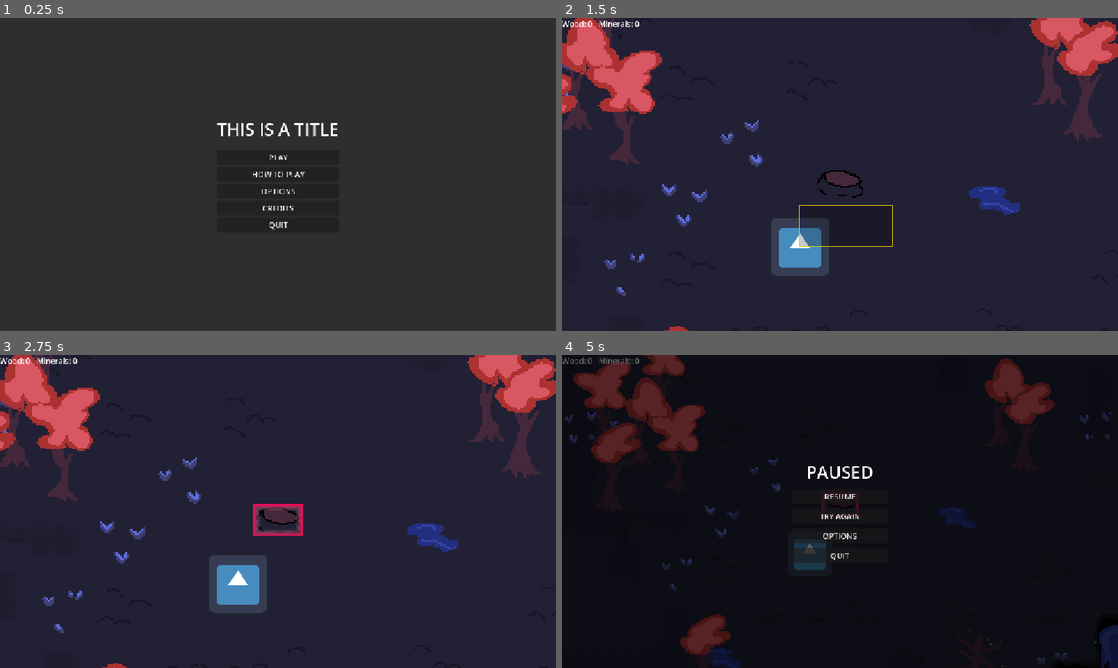
Above: before the commit, frames 1-4 (two rows, left to right).
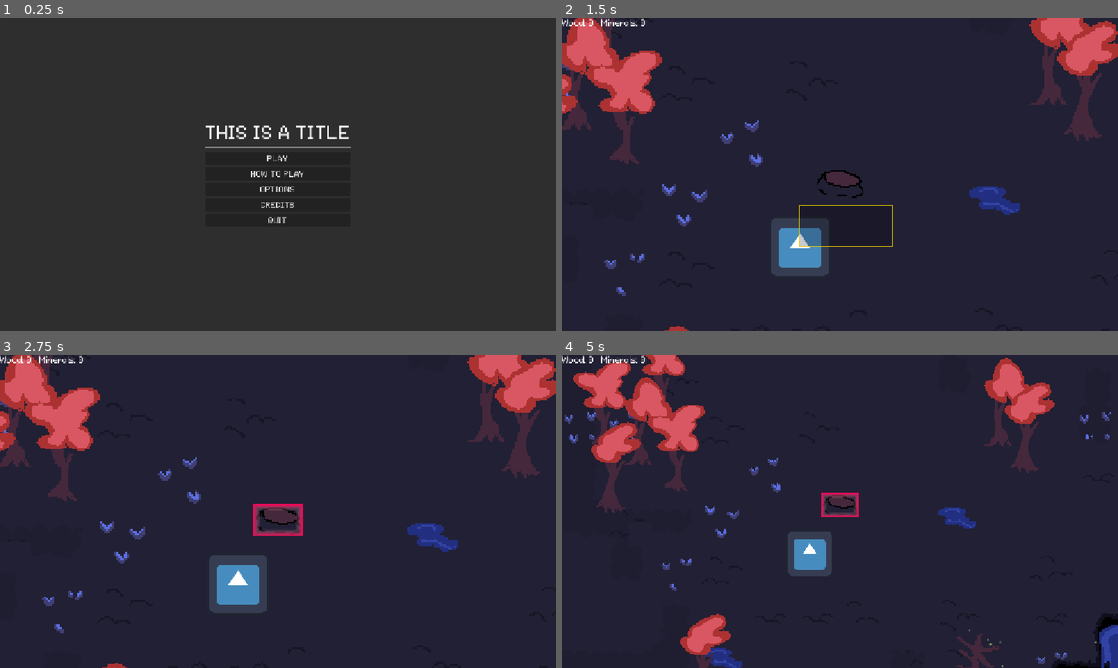
Above: after the commit, the same moments.

Repository: CIlie23/Untitled-MicroJam68-Game
Game: Godot game, scene res://src/ui/menus/main_menu.tscn
Same seed, same stepped clock (60 frames per second), same inputs: the game is played once before the commit and once after it. The engine's default icon, where the game draws it, is replaced by a stand-in: a white triangle on a blue panel in a dark square. Sound files missing from this copy of the repository are replaced by a short silence.
Inputs (mouse positions are in pixels of both pictures, inside the frame that each line leads up to):
- Up to frame 1 (0.25 s): no input
- Up to frame 2 (1.5 s): click "PLAY" at 0.5 s; tap Enter at 1.25 s; drag from (801, 246) to (1079, 121) at 1.27 s
- Up to frame 3 (2.75 s): drag from (278, 524) to (517, 458) at 2.02 s
- Up to frame 4 (5 s): tap Space at 2.75 s; move the mouse to (895, 442) at 2.77 s; hold D 2.78-3.5 s; tap Mouse wheel down (WheelDown) at 2.85 s; tap Enter at 3.5 s; drag from (812, 574) to (995, 445) at 3.52 s; move the mouse to (1006, 558) at 4.27 s; hold A from 4.28 s (still down); tap Down (camera_down) at 4.35 s; tap Escape (ui_cancel) at 4.9 s

The runs differ from the first frame. In frame 1, 1.2% of the frame differs, in the area x 36-64%, y 33-68%; in frame 2, 0.2%; in frame 3, 0.2%; in frame 4, 99%, in the area x 0-100%, y 0-100%.

Commit message:
Resource House + Font

Diff:
--- /dev/null
+++ b/assets/terrain/storage/storage_house.gd
@@ -0,0 +1,31 @@
+extends StaticBody2D
+
+var totalTime = 50
+var currTime
+
+@onready var bar = $ProgressBar
+@onready var timer = $Timer
+const POP = preload("uid://baxf4afl6lm8e")
+
+# Called when the node enters the scene tree for the first time.
+func _ready() -> void:
+	currTime = totalTime
+	bar.max_value = totalTime
+	timer.start()
+
+# Called every frame. 'delta' is the elapsed time since the previous frame.
+func _process(delta: float) -> void:
+	if currTime <= 0:
+		coinsCollected()
+
+func _on_timer_timeout() -> void:
+	currTime -= 1
+	var tween = get_tree().create_tween()
+	tween.tween_property(bar, "value", currTime, 0.1).set_trans(Tween.TRANS_LINEAR)
+
+func coinsCollected():
+	Global.coin += 10
+	_ready()
+	var pop = POP.instantiate()
+	add_child(pop)
+	pop.show_value(str(10))
--- /dev/null
+++ b/assets/terrain/storage/storage_house.tscn
@@ -0,0 +1,30 @@
+[gd_scene format=3 uid="uid://dgdhxhadf7ccv"]
+
+[ext_resource type="Script" uid="uid://d06ogi0cjamsg" path="res://assets/terrain/storage/storage_house.gd" id="1_b61pd"]
+[ext_resource type="Texture2D" uid="uid://brv316f1j0j4f" path="res://assets/textures/menu/british.png" id="1_k5a0v"]
+
+[sub_resource type="RectangleShape2D" id="RectangleShape2D_k5a0v"]
+size = Vector2(32, 12)
+
+[node name="StorageHouse" type="StaticBody2D" unique_id=34833653]
+y_sort_enabled = true
+script = ExtResource("1_b61pd")
+
+[node name="CollisionShape2D" type="CollisionShape2D" parent="." unique_id=1708366853]
+position = Vector2(-1, 1)
+shape = SubResource("RectangleShape2D_k5a0v")
+
+[node name="ProgressBar" type="ProgressBar" parent="." unique_id=723694669]
+offset_left = -19.0
+offset_top = -26.0
+offset_right = 16.0
+offset_bottom = -19.0
+show_percentage = false
+
+[node name="Timer" type="Timer" parent="." unique_id=823257465]
+wait_time = 0.1
+
+[node name="Sprite2D" type="Sprite2D" parent="." unique_id=1330651824]
+texture = ExtResource("1_k5a0v")
+
+[connection signal="timeout" from="Timer" to="." method="_on_timer_timeout"]
--- a/assets/terrain/trees/tree_one.tscn
+++ b/assets/terrain/trees/tree_one.tscn
@@ -1,15 +1,18 @@
-[gd_scene format=3]
+[gd_scene format=3 uid="uid://dwo4vmc0y6ayq"]
 
 [ext_resource type="PackedScene" uid="uid://db35skuyw7efj" path="res://assets/terrain/trees/tree.tscn" id="1_base"]
-[ext_resource type="Texture2D" path="res://assets/terrain/trees/treeOne.png" id="2_texture"]
+[ext_resource type="Texture2D" uid="uid://d25v6y1etmn8n" path="res://assets/terrain/trees/treeOne.png" id="2_texture"]
 
-[node name="TreeOne" instance=ExtResource("1_base")]
+[node name="TreeOne" unique_id=1261975146 instance=ExtResource("1_base")]
 scale = Vector2(3, 3)
 
-[node name="Sprite2D" parent="." index="0"]
+[node name="Sprite2D" parent="." index="0" unique_id=608332616]
 texture = ExtResource("2_texture")
-offset = Vector2(10.0, -26.5)
+offset = Vector2(10, -26.5)
 
-[node name="ProgressBar" parent="." index="4"]
+[node name="ProgressBar" parent="." index="4" unique_id=1490392441]
 offset_top = -74.0
 offset_bottom = -70.0
+
+[node name="GatherBurst" parent="." index="5"]
+amount = 50
--- a/assets/textures/tiles/tileset.tres
+++ b/assets/textures/tiles/tileset.tres
@@ -1,4 +1,4 @@
-[gd_resource type="TileSet" format=3]
+[gd_resource type="TileSet" format=3 uid="uid://dxy3uoyfgb5bl"]
 
 [ext_resource type="Texture2D" uid="uid://pdohsx2xd0k5" path="res://assets/textures/tiles/tileset.png" id="1_tex"]
 
--- a/project.godot
+++ b/project.godot
@@ -30,6 +30,10 @@
 
 unit=""
 
+[gui]
+
+theme/custom_font="uid://ba1dqnkvkrq8"
+
 [input]
 
 LeftClick={
--- a/src/autoload/Global.gd
+++ b/src/autoload/Global.gd
@@ -13,6 +13,7 @@
 
 var Wood = 0
 var Minerals = 0
+var coin = 0
 
 func reset():
 	Wood = 0
--- a/src/common/components/fireflies.tscn
+++ b/src/common/components/fireflies.tscn
@@ -1,4 +1,4 @@
-[gd_scene format=3]
+[gd_scene format=3 uid="uid://d3pn1us4grbjd"]
 
 [sub_resource type="CanvasItemMaterial" id="CanvasItemMaterial_glow"]
 blend_mode = 1
@@ -18,14 +18,14 @@
 offsets = PackedFloat32Array(0, 0.15, 0.35, 0.5, 0.7, 0.85, 1)
 colors = PackedColorArray(0.85, 1, 0.45, 0, 0.85, 1, 0.45, 1, 0.85, 1, 0.45, 0.35, 0.85, 1, 0.45, 1, 0.85, 1, 0.45, 0.4, 0.85, 1, 0.45, 0.9, 0.85, 1, 0.45, 0)
 
-[node name="Fireflies" type="CPUParticles2D"]
+[node name="Fireflies" type="CPUParticles2D" unique_id=1351474875]
 z_index = 1
 material = SubResource("CanvasItemMaterial_glow")
 amount = 12
+texture = SubResource("GradientTexture2D_dot")
 lifetime = 5.0
 preprocess = 5.0
 lifetime_randomness = 0.5
-texture = SubResource("GradientTexture2D_dot")
 emission_shape = 3
 emission_rect_extents = Vector2(80, 60)
 direction = Vector2(0, -1)
--- a/src/levels/world.tscn
+++ b/src/levels/world.tscn
@@ -4,27 +4,28 @@
 [ext_resource type="Script" uid="uid://b7nve0a26tikt" path="res://src/ui/hud/camera.gd" id="1_qd0h3"]
 [ext_resource type="PackedScene" uid="uid://h8vpc05mtwi0" path="res://assets/entities/unit/unit.tscn" id="2_jimqh"]
 [ext_resource type="PackedScene" path="res://src/ui/menus/pause_menu.tscn" id="2_pause"]
-[ext_resource type="TileSet" path="res://assets/textures/tiles/tileset.tres" id="6_tileset"]
 [ext_resource type="PackedScene" uid="uid://ncn1qvqrj1l0" path="res://assets/terrain/townhall/townhall.tscn" id="5_hkv0b"]
 [ext_resource type="PackedScene" uid="uid://ccs0buydk4645" path="res://src/ui/hud/ui.tscn" id="5_wr3og"]
+[ext_resource type="TileSet" uid="uid://dxy3uoyfgb5bl" path="res://assets/textures/tiles/tileset.tres" id="6_tileset"]
 [ext_resource type="PackedScene" path="res://assets/terrain/trees/tree_dead.tscn" id="7_tree"]
-[ext_resource type="PackedScene" path="res://src/common/components/fireflies.tscn" id="9_fireflies"]
-[ext_resource type="PackedScene" path="res://assets/terrain/trees/tree_one.tscn" id="7_tree_one"]
+[ext_resource type="PackedScene" uid="uid://dwo4vmc0y6ayq" path="res://assets/terrain/trees/tree_one.tscn" id="7_tree_one"]
+[ext_resource type="PackedScene" path="res://assets/terrain/trees/tree_three.tscn" id="7_tree_three"]
 [ext_resource type="PackedScene" path="res://assets/terrain/trees/tree_two.tscn" id="7_tree_two"]
-[ext_resource type="PackedScene" path="res://assets/terrain/trees/tree_three.tscn" id="7_tree_three"]
 [ext_resource type="PackedScene" path="res://assets/terrain/mineral/mineral.tscn" id="8_mineral"]
 [ext_resource type="PackedScene" path="res://assets/terrain/mineral/mineral_cluster_one.tscn" id="8_mineral_one"]
+[ext_resource type="PackedScene" path="res://assets/terrain/mineral/mineral_cluster_three.tscn" id="8_mineral_three"]
 [ext_resource type="PackedScene" path="res://assets/terrain/mineral/mineral_cluster_two.tscn" id="8_mineral_two"]
-[ext_resource type="PackedScene" path="res://assets/terrain/mineral/mineral_cluster_three.tscn" id="8_mineral_three"]
+[ext_resource type="PackedScene" uid="uid://d3pn1us4grbjd" path="res://src/common/components/fireflies.tscn" id="9_fireflies"]
+[ext_resource type="PackedScene" uid="uid://dgdhxhadf7ccv" path="res://assets/terrain/storage/storage_house.tscn" id="16_8eyxq"]
 
 [node name="World" type="Node2D" unique_id=1628329778]
 y_sort_enabled = true
 script = ExtResource("1_q35l7")
 tree_scenes = Array[PackedScene]([ExtResource("7_tree"), ExtResource("7_tree_one"), ExtResource("7_tree_two"), ExtResource("7_tree_three")])
+firefly_scene = ExtResource("9_fireflies")
 mineral_scenes = Array[PackedScene]([ExtResource("8_mineral"), ExtResource("8_mineral_one"), ExtResource("8_mineral_two"), ExtResource("8_mineral_three")])
-firefly_scene = ExtResource("9_fireflies")
 
-[node name="Ground" type="TileMapLayer" parent="."]
+[node name="Ground" type="TileMapLayer" parent="." unique_id=592254305]
 z_index = -1
 tile_set = ExtResource("6_tileset")
 
@@ -35,6 +36,7 @@
 [node name="UI" parent="." unique_id=648317043 instance=ExtResource("5_wr3og")]
 
 [node name="PauseMenu" parent="." unique_id=891804397 instance=ExtResource("2_pause")]
+visible = false
 
 [node name="Units" type="Node2D" parent="." unique_id=2012210298]
 y_sort_enabled = true
@@ -42,15 +44,19 @@
 [node name="Unit" parent="Units" unique_id=1370506533 instance=ExtResource("2_jimqh")]
 position = Vector2(464, 351)
 
-[node name="Objects" type="Node2D" parent="." unique_id=1800154722]
-y_sort_enabled = true
-
 [node name="Houses" type="Node2D" parent="." unique_id=31918186]
 
 [node name="Townhall" parent="Houses" unique_id=1677700993 instance=ExtResource("5_hkv0b")]
 position = Vector2(744, 155)
 scale = Vector2(3, 3)
 
+[node name="Effects" type="Node2D" parent="." unique_id=5182315]
 
-[node name="Effects" type="Node2D" parent="."]
+[node name="Objects" type="Node2D" parent="." unique_id=1800154722]
+y_sort_enabled = true
+
+[node name="StorageHouse" parent="Objects" unique_id=34833653 instance=ExtResource("16_8eyxq")]
+position = Vector2(552, 176)
+scale = Vector2(2, 2)
+
 [connection signal="area_selected" from="Camera" to="." method="_on_camera_area_selected"]
--- /dev/null
+++ b/src/ui/global/pop.gd
@@ -0,0 +1,13 @@
+extends Label
+
+
+@onready var animation: AnimationPlayer = $AnimationPlayer
+
+func _ready() -> void:
+	animation.play("pop")
+
+func lbl_delete_self():
+	self.queue_free()
+
+func show_value(value):
+	text = "+ " + str(value) + "g"
--- /dev/null
+++ b/src/ui/global/pop.tscn
@@ -0,0 +1,87 @@
+[gd_scene format=3 uid="uid://baxf4afl6lm8e"]
+
+[ext_resource type="Script" uid="uid://cr1hrnd8dftra" path="res://src/ui/global/pop.gd" id="1_1awxb"]
+
+[sub_resource type="Animation" id="Animation_wa0q2"]
+length = 0.001
+tracks/0/type = "value"
+tracks/0/imported = false
+tracks/0/enabled = true
+tracks/0/path = NodePath(".:position")
+tracks/0/interp = 1
+tracks/0/loop_wrap = true
+tracks/0/keys = {
+"times": PackedFloat32Array(0),
+"transitions": PackedFloat32Array(1),
+"update": 0,
+"values": [Vector2(0, 0)]
+}
+tracks/1/type = "value"
+tracks/1/imported = false
+tracks/1/enabled = true
+tracks/1/path = NodePath(".:modulate")
+tracks/1/interp = 1
+tracks/1/loop_wrap = true
+tracks/1/keys = {
+"times": PackedFloat32Array(0),
+"transitions": PackedFloat32Array(1),
+"update": 0,
+"values": [Color(1, 1, 1, 1)]
+}
+
+[sub_resource type="Animation" id="Animation_1awxb"]
+resource_name = "pop"
+tracks/0/type = "value"
+tracks/0/imported = false
+tracks/0/enabled = true
+tracks/0/path = NodePath(".:position")
+tracks/0/interp = 1
+tracks/0/loop_wrap = true
+tracks/0/keys = {
+"times": PackedFloat32Array(0, 1),
+"transitions": PackedFloat32Array(1, 1),
+"update": 0,
+"values": [Vector2(0, 0), Vector2(0, -24)]
+}
+tracks/1/type = "value"
+tracks/1/imported = false
+tracks/1/enabled = true
+tracks/1/path = NodePath(".:modulate")
+tracks/1/interp = 1
+tracks/1/loop_wrap = true
+tracks/1/keys = {
+"times": PackedFloat32Array(0, 1),
+"transitions": PackedFloat32Array(1, 1),
+"update": 0,
+"values": [Color(1, 1, 1, 1), Color(1, 1, 1, 0)]
+}
+tracks/2/type = "method"
+tracks/2/imported = false
+tracks/2/enabled = true
+tracks/2/path = NodePath(".")
+tracks/2/interp = 1
+tracks/2/loop_wrap = true
+tracks/2/keys = {
+"times": PackedFloat32Array(1),
+"transitions": PackedFloat32Array(1),
+"values": [{
+"args": [],
+"method": &"lbl_delete_self"
+}]
+}
+
+[sub_resource type="AnimationLibrary" id="AnimationLibrary_wa0q2"]
+_data = {
+&"RESET": SubResource("Animation_wa0q2"),
+&"pop": SubResource("Animation_1awxb")
+}
+
+[node name="pop" type="Label" unique_id=446242243]
+offset_right = 40.0
+offset_bottom = 23.0
+text = "123"
+horizontal_alignment = 1
+script = ExtResource("1_1awxb")
+
+[node name="AnimationPlayer" type="AnimationPlayer" parent="." unique_id=826773163]
+libraries/ = SubResource("AnimationLibrary_wa0q2")
--- a/src/ui/menus/pause_menu.gd
+++ b/src/ui/menus/pause_menu.gd
@@ -6,7 +6,6 @@
 
 func _ready() -> void:
 	%Menu.hide()
-
 
 func _unhandled_input(event: InputEvent) -> void:
 	if event.is_action_pressed("ui_cancel"):
Not shown, added: assets/terrain/storage/storage_house.gd.uid
Not shown, added: src/ui/global/pop.gd.uid
